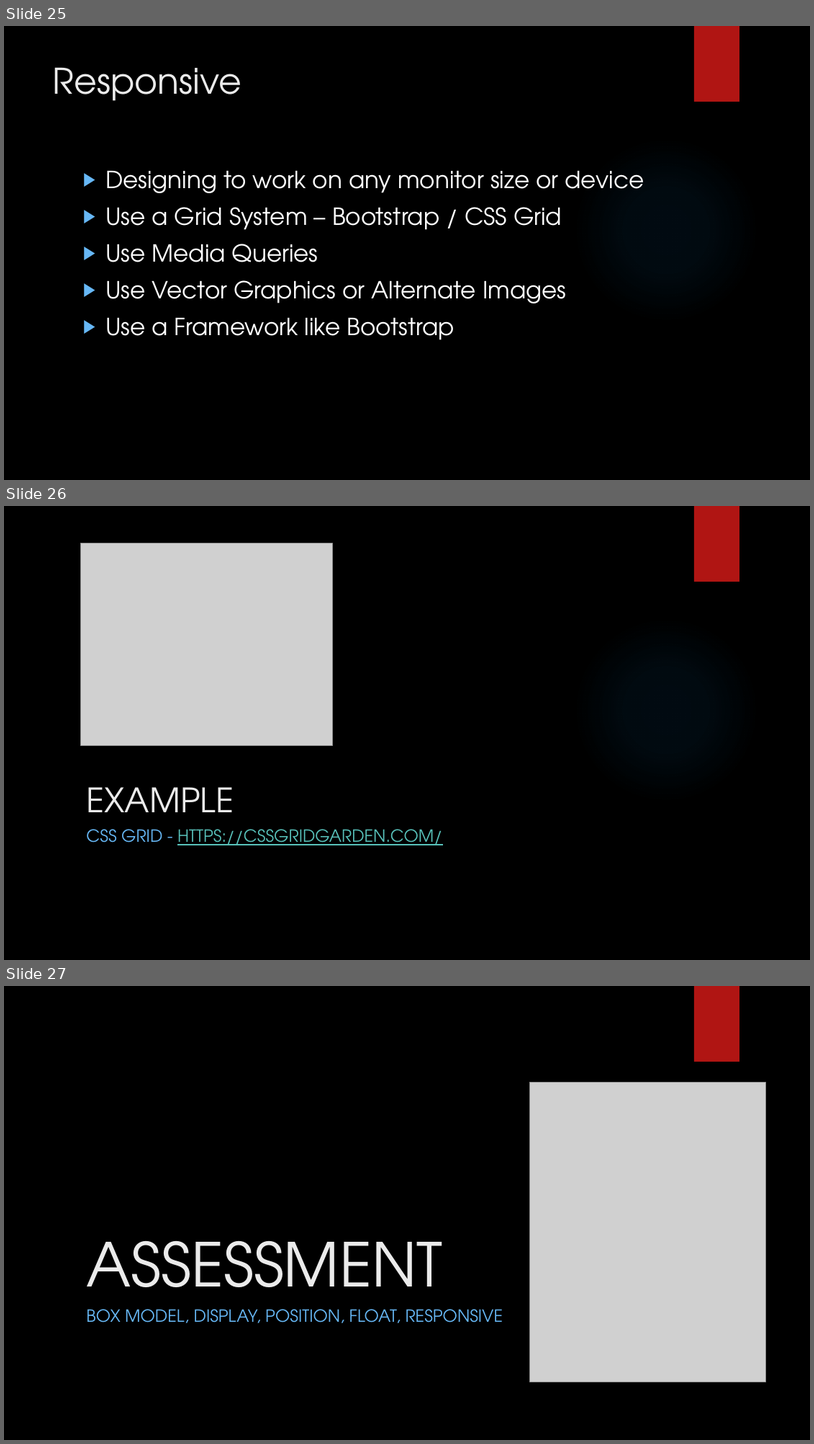
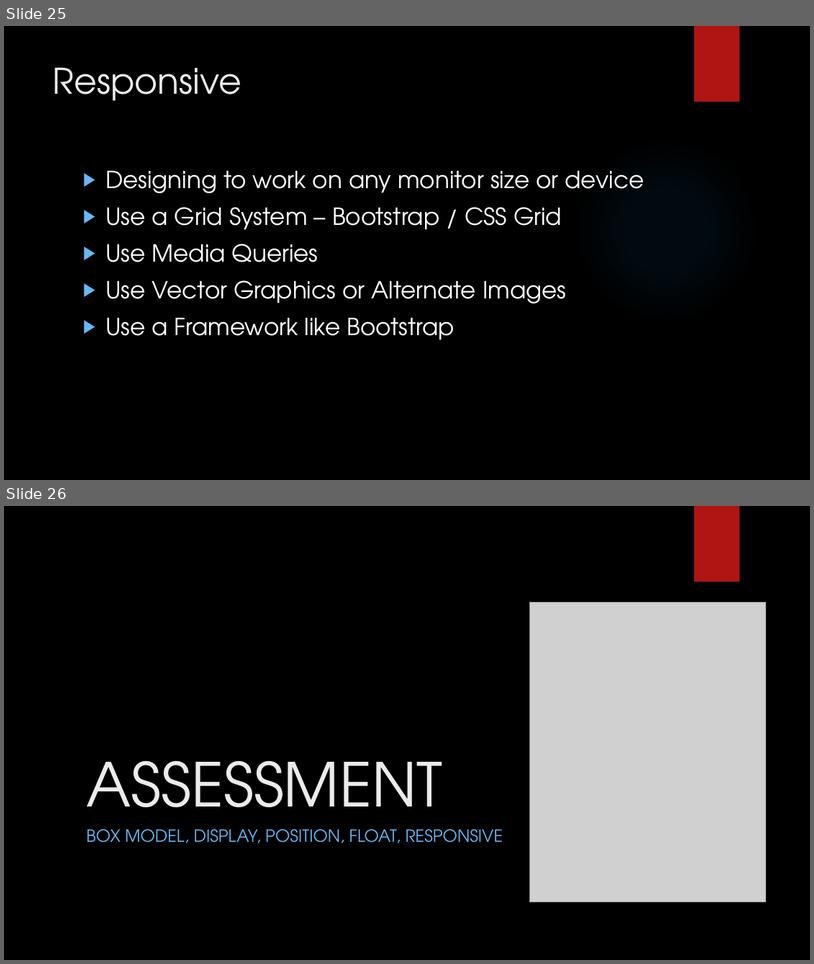
Before and after one commit to LogolsLLC/Logols-May2018, a slide deck: Slides/09_CSS_TrainingPlan.pptx. Shown one above the other, each under a label of ours: slides 25, 26 and 27 before the commit, slides 25 and 26 after it. The pictures are 814x1444 and 814x964 pixels, drawn with LibreOffice and Linux fonts; fonts in the diff are those of the drawing; grey boxes stand for pictures; background and template pictures are left out. Boxes give left, top, right and bottom in pixels: in the first picture for what was removed or moved away, otherwise in the second. Text is boxed around its words. In the diff, an @@ line names an element or a change of style, - is before the commit and + after.

```diff
--- a/Slides/09_CSS_TrainingPlan.pptx
+++ b/Slides/09_CSS_TrainingPlan.pptx
@@ slide 26 removed at (4,506,810,960), background picture (left out); not listed: 2 template elements that a slide beside it also shows @@
@@ picture removed at (80,543,333,746) @@
@@ title removed at (86,787,234,812) @@
-EXAMPLE
@@ text removed at (86,829,442,845) @@
-CSS GRID - HTTPS://CSSGRIDGARDEN.COM/
@@ what was slide 27 is now slide 26 @@
```
Also in this commit, not shown: 2 slides changed, 1 slide added, 1 other slide removed, 44 other files.
